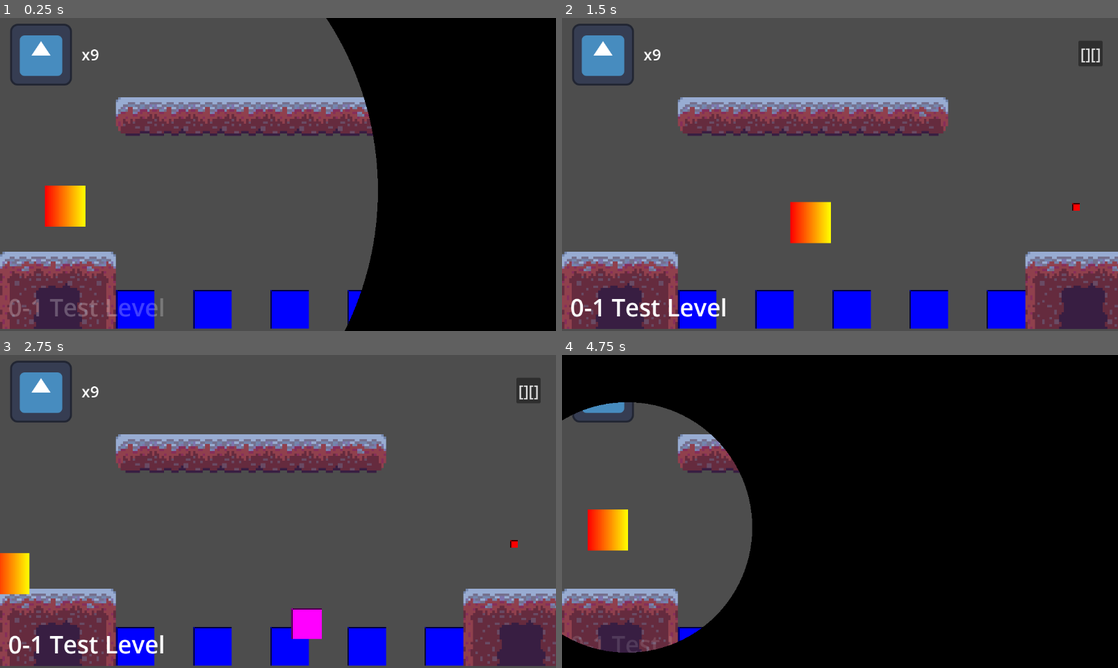
Above: before the commit, frames 1-4 (two rows, left to right).
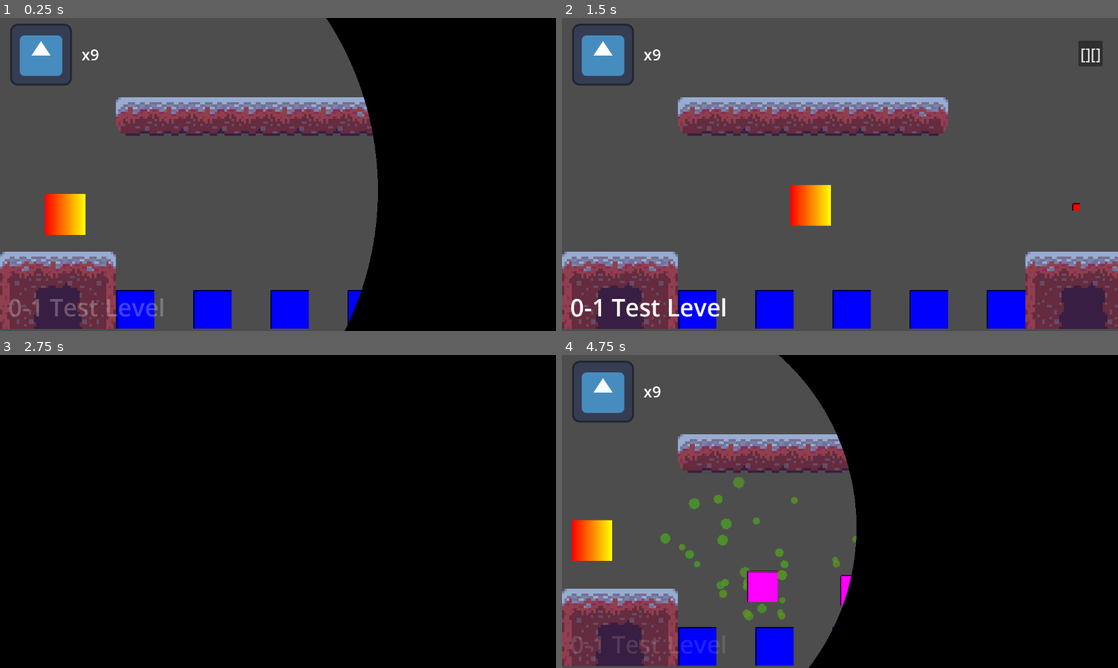
Above: after the commit, the same moments.

Repository: tiffit/SlimeLives
Game: Godot game, scene res://game_main.tscn
Same seed, same stepped clock (60 frames per second), same inputs: the game is played once before the commit and once after it. The engine's default icon, where the game draws it, is replaced by a stand-in: a white triangle on a blue panel in a dark square.
Inputs:
- Up to frame 1 (0.25 s): no input
- Up to frame 2 (1.5 s): hold D (move_right) from 0.53 s (still down); tap Space (move_jump) at 0.77 s
- Up to frame 3 (2.75 s): tap Space (move_jump) at 1.52 s; release D (move_right) at 2.03 s; hold A (move_left) from 2.03 s (still down)
- Up to frame 4 (4.75 s): release A (move_left) at 2.78 s; hold D (move_right) 2.78-4.28 s; tap Space (move_jump) at 3.02, 3.77, 4.52 s; hold A (move_left) from 4.28 s (still down)

The runs differ from the first frame. In frame 1, 0.4% of the frame differs, in the area x 8-16%, y 53-70%; in frame 2, 0.8%; in frame 3, 100%, in the area x 0-100%, y 0-100%; in frame 4, 28%.

Commit message:
gravity scale change, death animation and particles

Diff:
--- a/character/character.gd
+++ b/character/character.gd
@@ -1,8 +1,10 @@
 class_name Character extends CharacterBody2D
 
 @export var speed: float = 400.0
-@export var jump_speed: float = 400.0
+@export var jump_speed: float = 600.0
 @export var platform_scene: PackedScene
+const DEATH_PARTICLES = preload("uid://57xvg0lh3one")
+
 var gravity: float = ProjectSettings.get_setting("physics/2d/default_gravity")
 var level: Level
 var dead: bool = false
@@ -37,9 +39,15 @@
 	if level:
 		if reason != KillReason.BOUNDS:
 			if platform_scene:
+				$AnimationPlayer.play("death")
+				await $AnimationPlayer.animation_finished
+				var particles = DEATH_PARTICLES.instantiate()
+				particles.position = position + Vector2(0, -50)
+				level.call_deferred("add_child", particles)
 				var platform: Node2D = platform_scene.instantiate()
 				platform.position = position
-				level.add_child(platform)
+				platform.position += Vector2(0, -50)
+				level.call_deferred("add_child", platform)
 
 		await level.play_circle(true).finished
 	queue_free()
--- a/character/character.tscn
+++ b/character/character.tscn
@@ -9,8 +9,93 @@
 [sub_resource type="GradientTexture2D" id="GradientTexture2D_glpr6"]
 gradient = SubResource("Gradient_vu45j")
 
-[sub_resource type="CircleShape2D" id="CircleShape2D_1l1n4"]
-radius = 19.104973
+[sub_resource type="RectangleShape2D" id="RectangleShape2D_1l1n4"]
+size = Vector2(84, 84)
+
+[sub_resource type="Animation" id="Animation_ugqs2"]
+length = 0.001
+tracks/0/type = "value"
+tracks/0/imported = false
+tracks/0/enabled = true
+tracks/0/path = NodePath(".:scale")
+tracks/0/interp = 1
+tracks/0/loop_wrap = true
+tracks/0/keys = {
+"times": PackedFloat32Array(0),
+"transitions": PackedFloat32Array(1),
+"update": 0,
+"values": [Vector2(1, 1)]
+}
+tracks/1/type = "value"
+tracks/1/imported = false
+tracks/1/enabled = true
+tracks/1/path = NodePath("Sprite2D:visible")
+tracks/1/interp = 1
+tracks/1/loop_wrap = true
+tracks/1/keys = {
+"times": PackedFloat32Array(0),
+"transitions": PackedFloat32Array(1),
+"update": 1,
+"values": [true]
+}
+tracks/2/type = "value"
+tracks/2/imported = false
+tracks/2/enabled = true
+tracks/2/path = NodePath("Sprite2D:offset")
+tracks/2/interp = 1
+tracks/2/loop_wrap = true
+tracks/2/keys = {
+"times": PackedFloat32Array(0),
+"transitions": PackedFloat32Array(1),
+"update": 0,
+"values": [Vector2(0, 0)]
+}
+
+[sub_resource type="Animation" id="Animation_1l1n4"]
+resource_name = "death"
+length = 0.5
+tracks/0/type = "value"
+tracks/0/imported = false
+tracks/0/enabled = true
+tracks/0/path = NodePath(".:scale")
+tracks/0/interp = 2
+tracks/0/loop_wrap = true
+tracks/0/keys = {
+"times": PackedFloat32Array(0, 0.099999994, 0.4, 0.5),
+"transitions": PackedFloat32Array(1, 1, 1, 1),
+"update": 0,
+"values": [Vector2(1, 1), Vector2(1.2, 1.2), Vector2(1, 1), Vector2(1.3, 1.3)]
+}
+tracks/1/type = "value"
+tracks/1/imported = false
+tracks/1/enabled = true
+tracks/1/path = NodePath("Sprite2D:visible")
+tracks/1/interp = 1
+tracks/1/loop_wrap = true
+tracks/1/keys = {
+"times": PackedFloat32Array(0, 0.5),
+"transitions": PackedFloat32Array(1, 1),
+"update": 1,
+"values": [true, false]
+}
+tracks/2/type = "value"
+tracks/2/imported = false
+tracks/2/enabled = true
+tracks/2/path = NodePath("Sprite2D:offset")
+tracks/2/interp = 2
+tracks/2/loop_wrap = true
+tracks/2/keys = {
+"times": PackedFloat32Array(0, 0.13333334, 0.3, 0.5),
+"transitions": PackedFloat32Array(0.35355362, 0.6372803, 0.5176323, 0.6372803),
+"update": 0,
+"values": [Vector2(0, 0), Vector2(0, -40), Vector2(0, -35), Vector2(0, -50)]
+}
+
+[sub_resource type="AnimationLibrary" id="AnimationLibrary_hx151"]
+_data = {
+&"RESET": SubResource("Animation_ugqs2"),
+&"death": SubResource("Animation_1l1n4")
+}
 
 [node name="Character" type="CharacterBody2D"]
 script = ExtResource("1_yf0e5")
@@ -22,4 +107,9 @@
 texture = SubResource("GradientTexture2D_glpr6")
 
 [node name="CollisionShape2D" type="CollisionShape2D" parent="."]
-shape = SubResource("CircleShape2D_1l1n4")
+shape = SubResource("RectangleShape2D_1l1n4")
+
+[node name="AnimationPlayer" type="AnimationPlayer" parent="."]
+libraries = {
+&"": SubResource("AnimationLibrary_hx151")
+}
--- a/death_particles.tscn
+++ b/death_particles.tscn
@@ -1,15 +1,9 @@
-[gd_scene load_steps=7 format=3 uid="uid://57xvg0lh3one"]
+[gd_scene load_steps=5 format=3 uid="uid://57xvg0lh3one"]
 
 [ext_resource type="Texture2D" uid="uid://cnpchsfrxajoe" path="res://sprites/circle_particle.png" id="1_c73c5"]
 
-[sub_resource type="Gradient" id="Gradient_dlw5w"]
-colors = PackedColorArray(1, 1, 1, 1, 0.50899476, 0.50899476, 0.50899476, 1)
-
-[sub_resource type="GradientTexture1D" id="GradientTexture1D_drk02"]
-gradient = SubResource("Gradient_dlw5w")
-
 [sub_resource type="Curve" id="Curve_c73c5"]
-_data = [Vector2(0, 0.49848711), 0.0, 0.0, 0, 0, Vector2(0.75182486, 0.25264746), 0.0, 0.0, 0, 0]
+_data = [Vector2(0, 0.49848711), 0.0, 0.0, 0, 0, Vector2(1, 0), 0.0, 0.0, 0, 0]
 point_count = 2
 
 [sub_resource type="CurveTexture" id="CurveTexture_hdnfr"]
@@ -18,31 +12,22 @@
 [sub_resource type="ParticleProcessMaterial" id="ParticleProcessMaterial_nqau4"]
 particle_flag_align_y = true
 particle_flag_disable_z = true
-angle_min = 90.000015
-angle_max = 90.000015
+emission_shape_scale = Vector3(1, 2, 1)
 direction = Vector3(0, -1, 0)
-spread = 30.0
-initial_velocity_min = 50.0
-initial_velocity_max = 150.0
-gravity = Vector3(0, 400, 0)
-linear_accel_min = -50.0
-linear_accel_max = -2.2351742e-06
+initial_velocity_min = 100.0
+initial_velocity_max = 500.0
+gravity = Vector3(0, 500, 0)
 scale_min = 4.0
 scale_max = 8.0
 scale_curve = SubResource("CurveTexture_hdnfr")
 color = Color(0.29411766, 0.627451, 0.15294118, 0.7137255)
-color_ramp = SubResource("GradientTexture1D_drk02")
 hue_variation_min = -1.0
 hue_variation_max = 0.99999994
-collision_mode = 1
-collision_friction = 0.0
-collision_bounce = 0.0
 
 [node name="DeathParticles" type="GPUParticles2D"]
-emitting = false
-amount = 50
+amount = 30
 texture = ExtResource("1_c73c5")
-lifetime = 30.0
+lifetime = 2.0
 one_shot = true
 explosiveness = 1.0
 collision_base_size = 0.1
--- a/project.godot
+++ b/project.godot
@@ -51,6 +51,10 @@
 ]
 }
 
+[physics]
+
+2d/default_gravity=1500.0
+
 [rendering]
 
 textures/canvas_textures/default_texture_filter=0
Not shown: 1 places in character/character.tscn that only renumber resources
